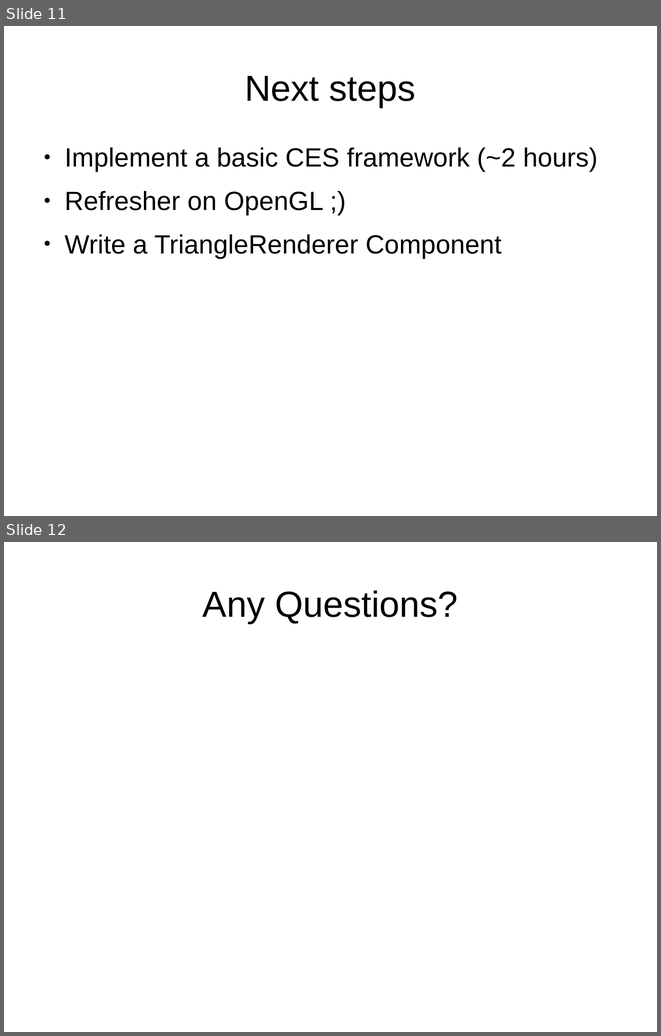
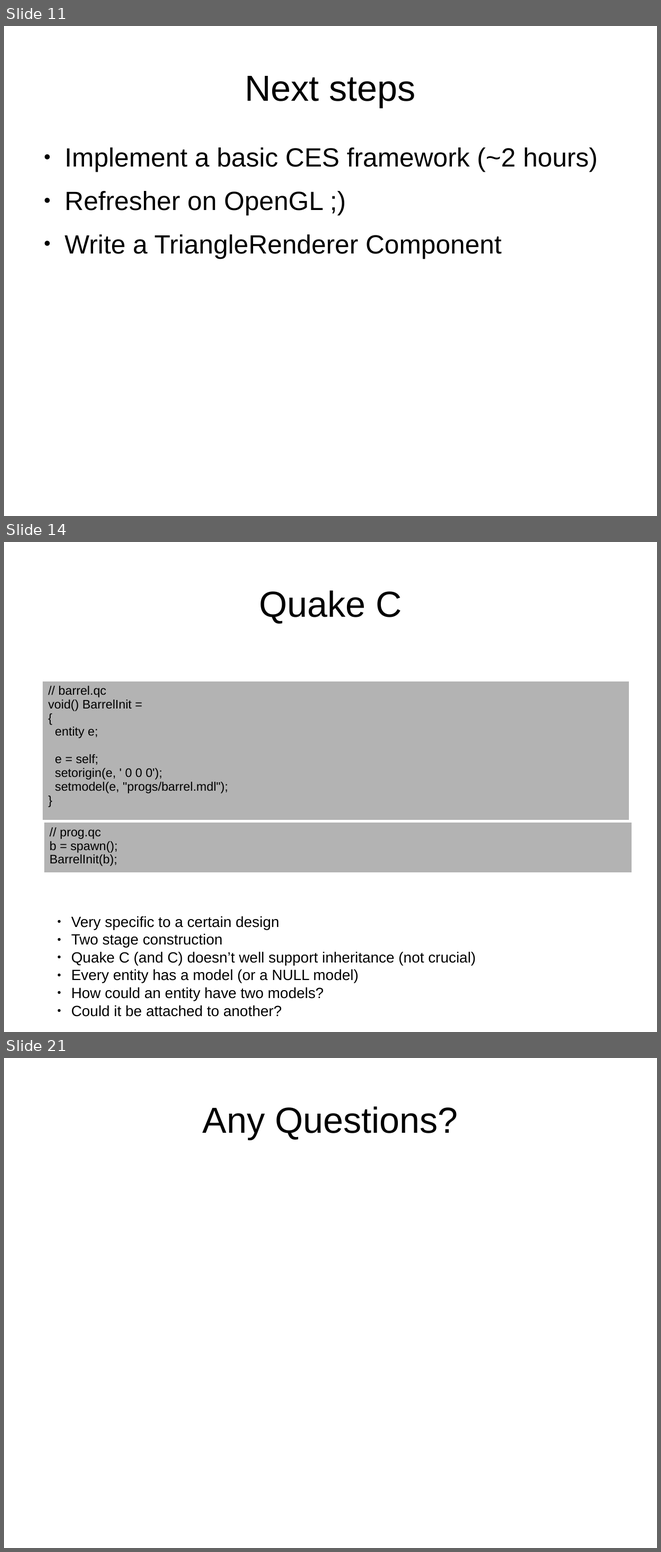
Before and after one commit to osen/creativelabs, a slide deck: gep/gep-lec2.odp. Shown one above the other, each under a label of ours: slides 11 and 12 before the commit, slides 11, 14 and 21 after it; the slides between them are not shown. The pictures are 661x1036 and 661x1552 pixels, drawn with LibreOffice and Linux fonts; fonts in the diff are those of the drawing; background and template pictures are left out. Boxes give left, top, right and bottom in pixels: in the first picture for what was removed or moved away, otherwise in the second. Text is boxed around its words. In the diff, an @@ line names an element or a change of style, - is before the commit and + after.

```diff
--- a/gep/gep-lec2.odp
+++ b/gep/gep-lec2.odp
@@ slide 14 added at (x1=4, y1=542, x2=657, y2=1032), background #FFFFFF @@
@@ title added at (x1=259, y1=590, x2=402, y2=623), 44 pt, text #000000 @@
+Quake C
@@ table added at (x1=43, y1=681, x2=629, y2=810), 1 rows, 1 columns @@
+// barrel.qc / void() BarrelInit = / { / entity e; / e = self; / setorigin(e, ' 0 0 0'); / setmodel(e, "progs/barrel.mdl"); / }
@@ table added at (x1=44, y1=822, x2=632, y2=870), 1 rows, 1 columns @@
+// prog.qc / b = spawn(); / BarrelInit(b);
@@ text added at (x1=71, y1=916, x2=476, y2=1016), 18 pt, text #000000 @@
+● Very specific to a certain design
+● Two stage construction
+● Quake C (and C) doesn’t well support inheritance (not crucial)
+● Every entity has a model (or a NULL model)
+● How could an entity have two models?
+● Could it be attached to another?
@@ what was slide 12 is now slide 21 @@
```
Also in this commit, not shown: 2 slides changed, 8 other slides added.
